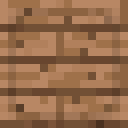
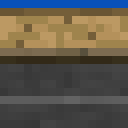
Layered file, before and after one edit (128 x 128). Changes by layer:
added group "Designer Side" with 5 layers above "Designer Top" over [0, 0, 128, 128]
added layer "Layer #98" (soft light) in group "Designer Side" over [0, 0, 128, 8]
added layer "Layer #97" in group "Designer Side" over [0, 0, 128, 8]
added layer "Layer #92" (luminosity, 51%) in group "Designer Side" over [0, 0, 128, 128]
added layer "Pasted Layer copy #5" in group "Designer Side" over [0, 0, 128, 64]
added layer "stone.png #12" in group "Designer Side" over [0, 0, 128, 128]
hid group "Chef Top" (8 layers) over [0, 0, 128, 128]
